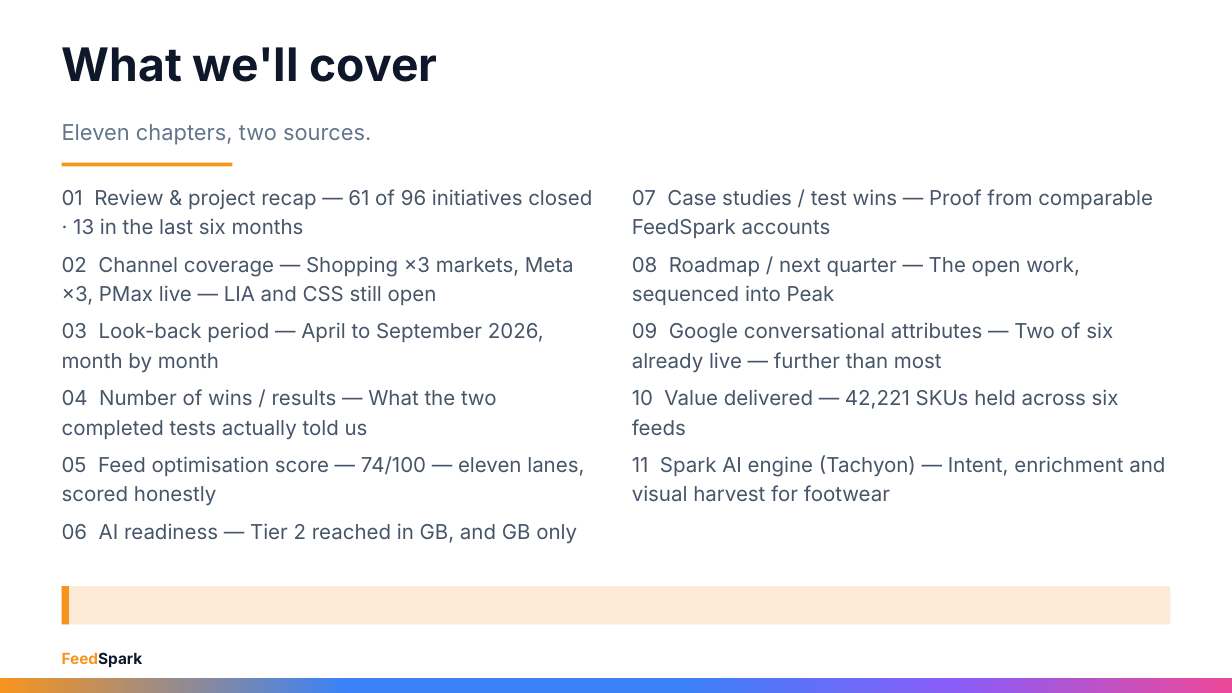
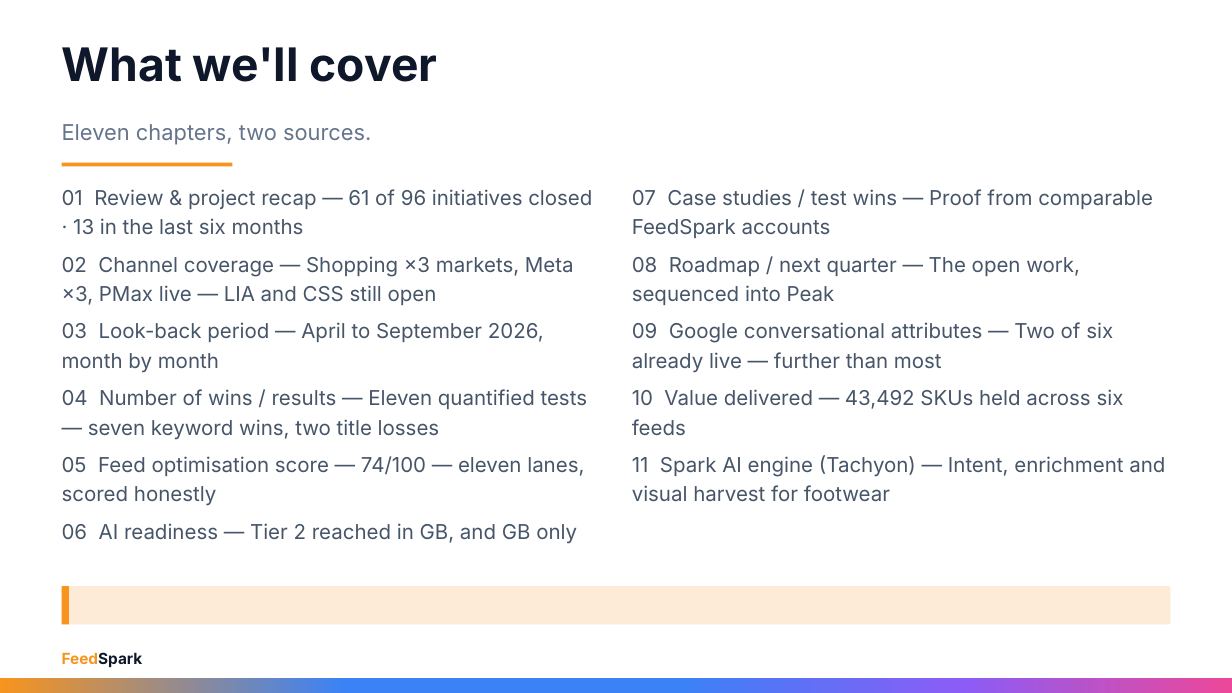
Before and after one commit to rayvtt/feedspark, a slide deck: slide 3 of docs/materials/Schuh_Strategy_Review_Sep26.pptx. Drawn at 1232x693 pixels with LibreOffice and Linux fonts; fonts in the diff are those of the drawing. Boxes give left, top, right and bottom in pixels: in the first picture for what was removed or moved away, otherwise in the second. Text is boxed around its words. In the diff, an @@ line names an element or a change of style, - is before the commit and + after.

```diff
--- a/docs/materials/Schuh_Strategy_Review_Sep26.pptx
+++ b/docs/materials/Schuh_Strategy_Review_Sep26.pptx
@@ text at [62,389,588,440]: text changed @@
-04 Number of wins / results — What the two completed tests actually told us
+04 Number of wins / results — Eleven quantified tests — seven keyword wins, two title losses
@@ text at [632,389,1124,435]: text changed @@
-10 Value delivered — 42,221 SKUs held across six feeds
+10 Value delivered — 43,492 SKUs held across six feeds
```
Also in this commit, not shown: 22 other slides changed, 5 slides added, 7 slides removed, 2 other files.
